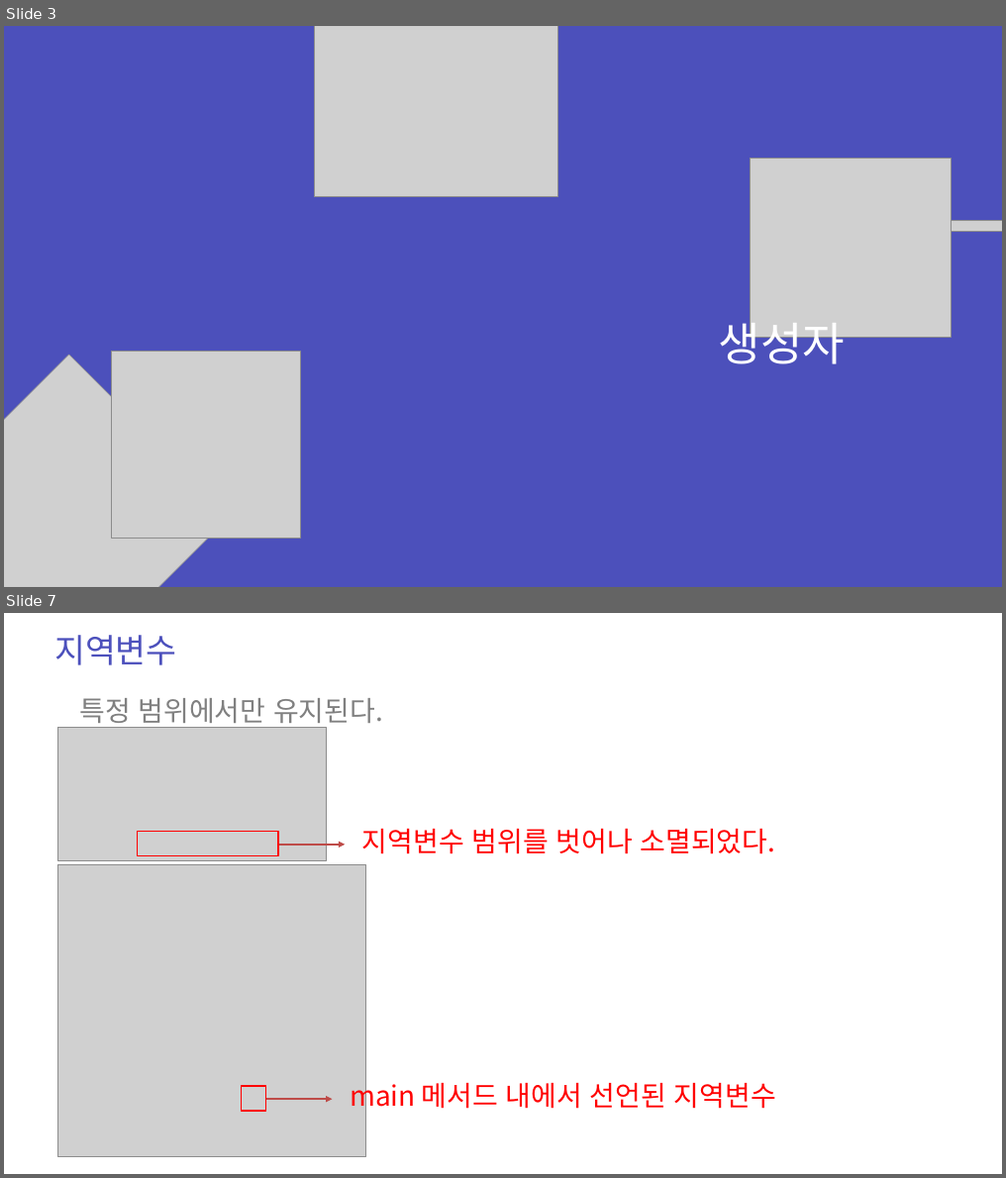
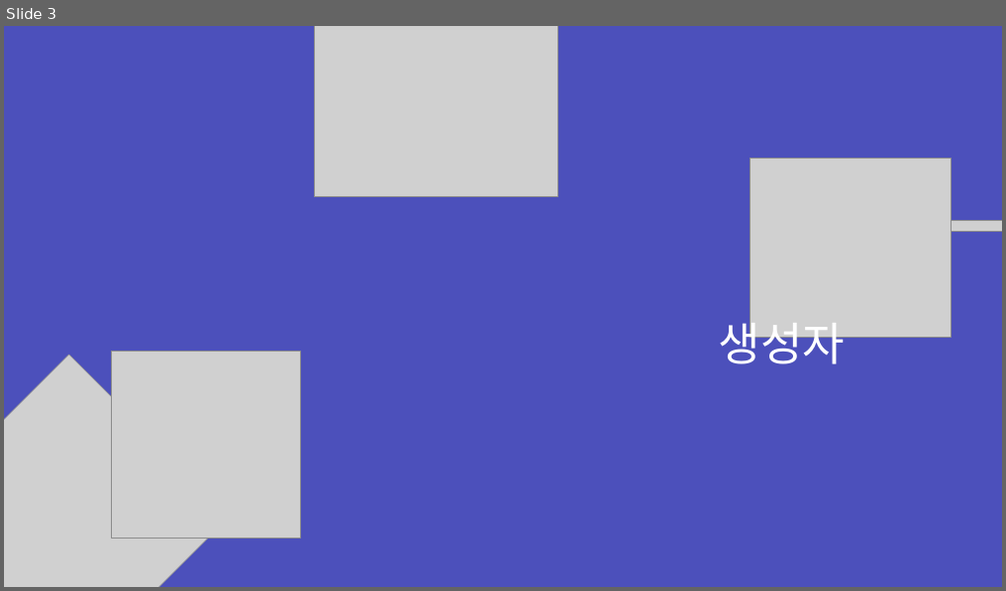
Before and after one commit to zest132/JavaLecture, a slide deck: JavaLecture/LectureFile/java 8강.pptx. Shown one above the other, each under a label of ours: slides 3 and 7 before the commit, slide 3 after it; the slides between them are not shown. The pictures are 1006x1178 and 1006x591 pixels, drawn with LibreOffice and Linux fonts; fonts in the diff are those of the drawing; grey boxes stand for pictures. Boxes give left, top, right and bottom in pixels: in the first picture for what was removed or moved away, otherwise in the second. Text is boxed around its words. In the diff, an @@ line names an element or a change of style, - is before the commit and + after.

```diff
--- a/JavaLecture/LectureFile/java 8강.pptx
+++ b/JavaLecture/LectureFile/java 8강.pptx
@@ slide 7 removed at [4, 613, 1002, 1174], background #FFFFFF @@
@@ text removed at [54, 635, 177, 665] @@
-지역변수
@@ text removed at [79, 698, 383, 729] @@
-특정 범위에서만 유지된다.
@@ picture removed at [57, 727, 326, 861] @@
@@ rectangle removed at [137, 832, 278, 857] @@
@@ arrow removed from (278, 845) to (345, 845) @@
@@ text removed at [362, 829, 776, 855] @@
-지역변수 범위를 벗어나 소멸되었다.
@@ picture removed at [57, 864, 365, 1157] @@
@@ rectangle removed at [241, 1086, 265, 1111] @@
@@ text removed at [350, 1078, 776, 1114] @@
-main 메서드 내에서 선언된 지역변수
@@ arrow removed from (265, 1099) to (333, 1099) @@
```
Also in this commit, not shown: 3 slides changed, 23 slides added, 19 other slides removed, 4 other files.
